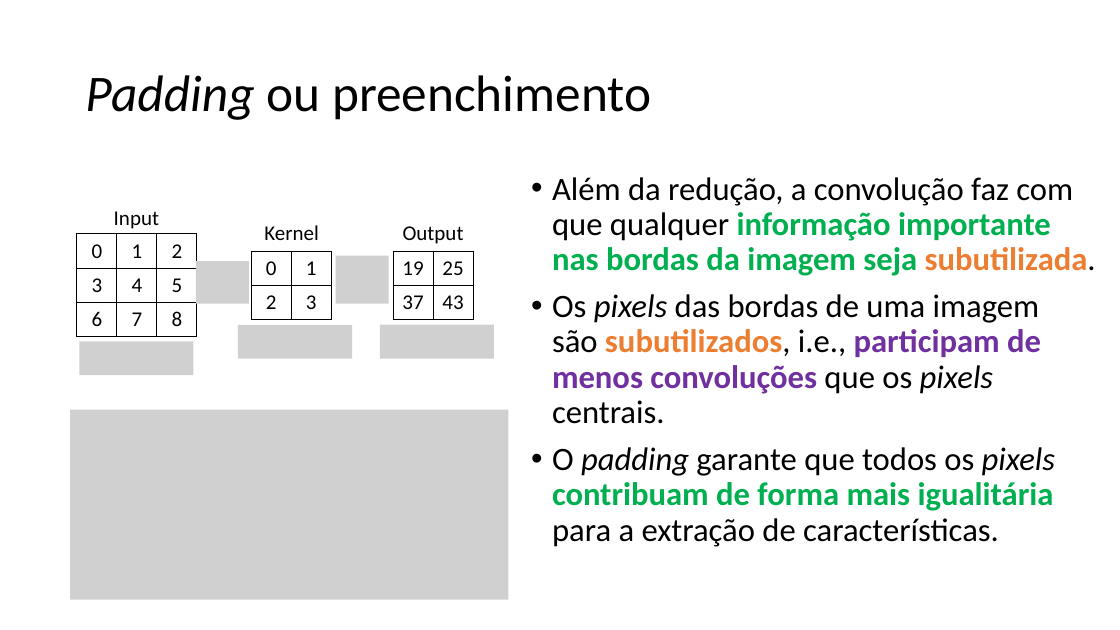
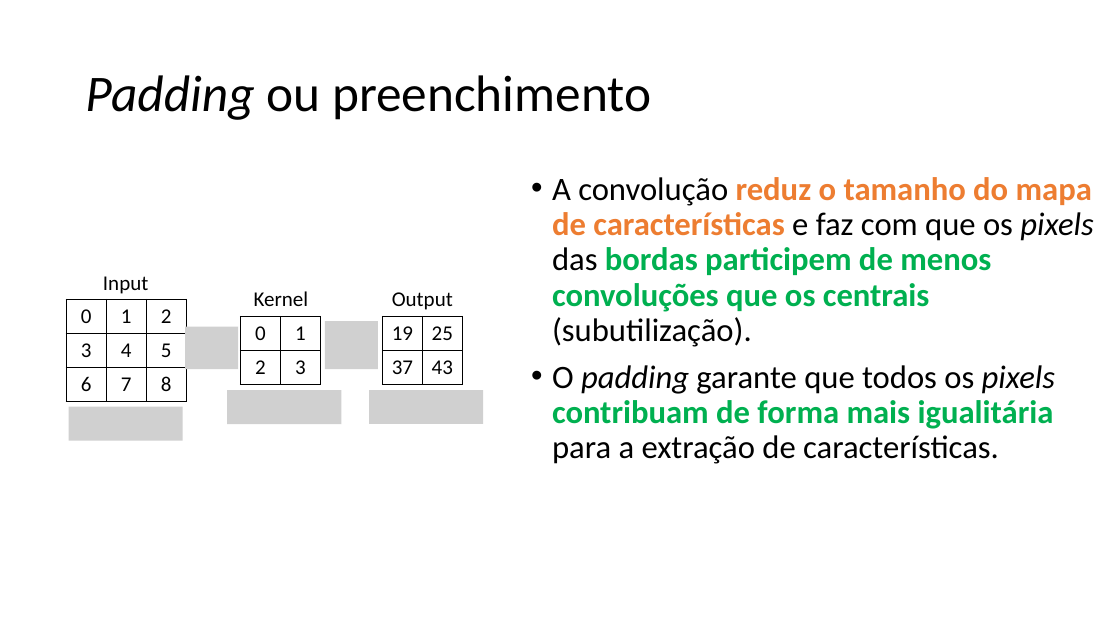
Before and after one commit to zz4fap/c24_inteligencia_artificial, a slide deck: slide 57 of slides/C24_CNN.pptx. Drawn at 1120x630 pixels with LibreOffice and Linux fonts; fonts in the diff are those of the drawing; grey boxes stand for pictures. Boxes give left, top, right and bottom in pixels: in the first picture for what was removed or moved away, otherwise in the second. Text is boxed around its words. In the diff, an @@ line names an element or a change of style, - is before the commit and + after.

Commit message:
update of slides

```diff
--- a/slides/C24_CNN.pptx
+++ b/slides/C24_CNN.pptx
@@ text at <box>552,177,1093,347</box>: text changed; bold on @@
-• Além da redução, a convolução faz com que qualquer informação importante nas bordas da imagem seja subutilizada.
-• Os pixels das bordas de uma imagem são subutilizados, i.e., participam de menos convoluções que os pixels centrais.
+• A convolução reduz o tamanho do mapa de características e faz com que os pixels das bordas participem de menos convoluções que os centrais (subutilização).
@@ picture removed at <box>196,261,249,303</box> @@
@@ picture removed at <box>336,255,389,303</box> @@
@@ 3 tables, 3 texts: place and size @@
-3 tables, 3 texts at <box>77,211,474,337</box>
+3 tables, 3 texts at <box>66,276,463,402</box>
@@ picture added at <box>185,327,238,369</box> @@
@@ picture removed at <box>238,325,352,359</box> @@
@@ picture added at <box>325,321,378,369</box> @@
@@ picture removed at <box>380,325,494,359</box> @@
@@ picture removed at <box>79,341,193,375</box> @@
@@ picture added at <box>69,407,183,440</box> @@
@@ picture removed at <box>70,410,508,600</box> @@
@@ picture added at <box>227,391,341,424</box> @@
@@ picture added at <box>369,390,483,423</box> @@
```
Also in this commit, not shown: 15 other slides changed.
